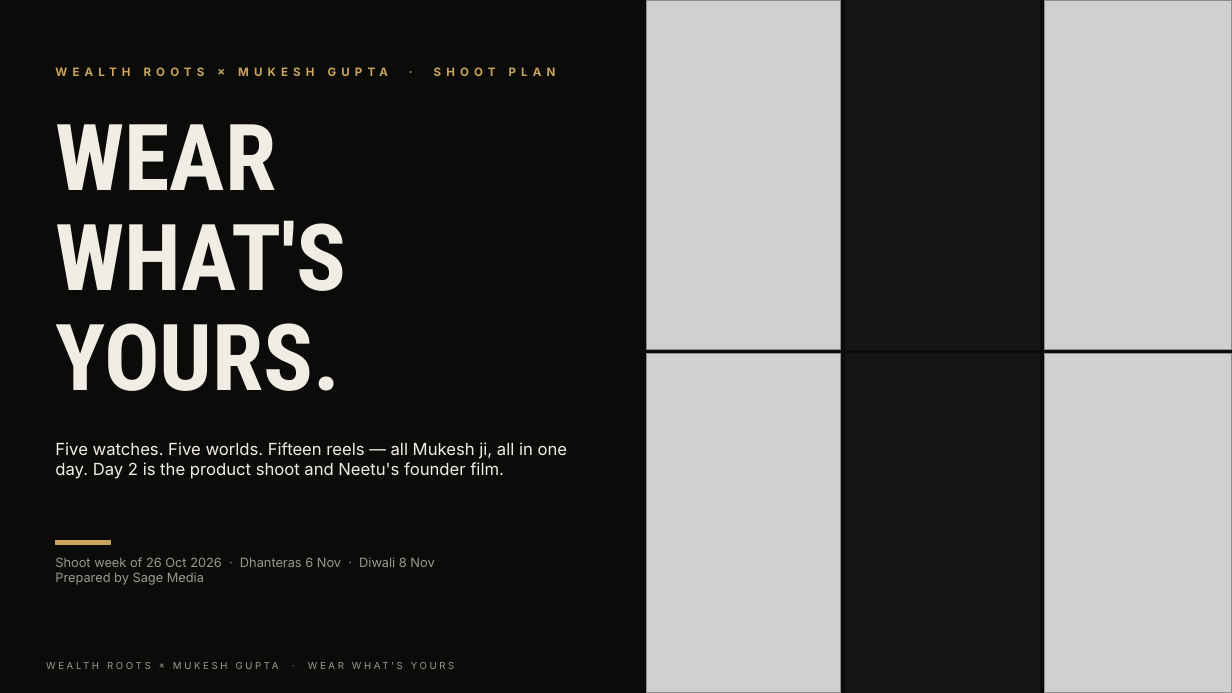
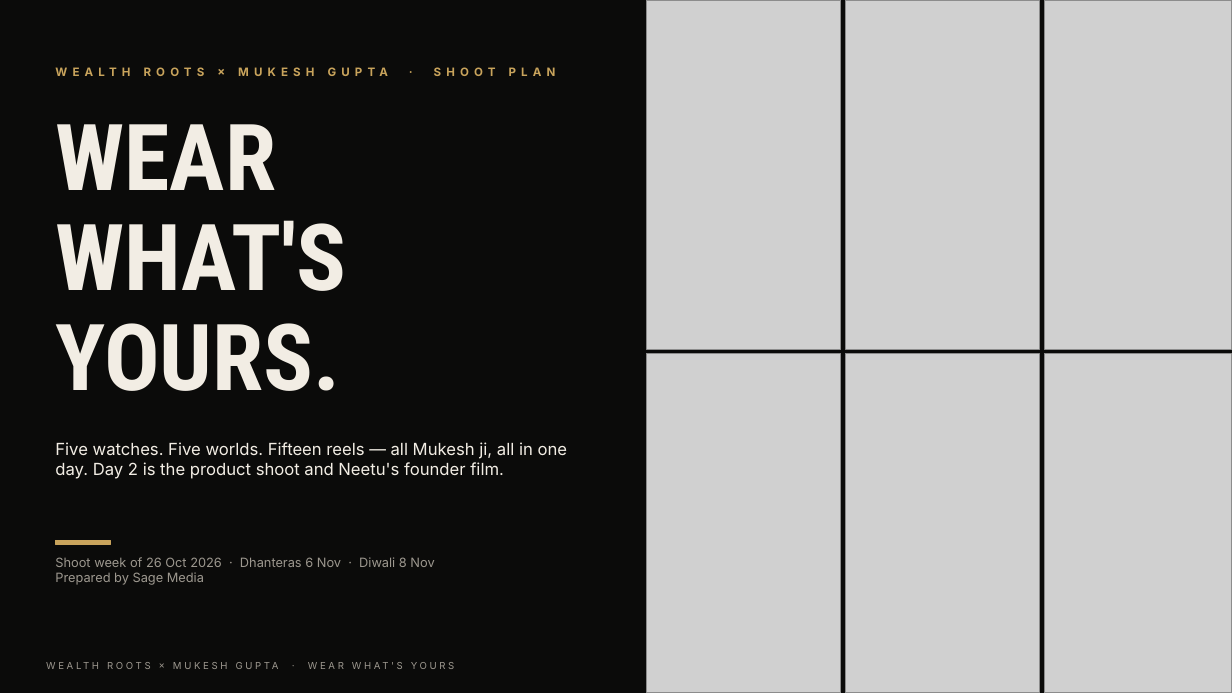
Before and after one commit to sage-media-official/pitchdeck, a slide deck: slide 1 of Wealth-Roots-Wear-Whats-Yours.pptx. Drawn at 1232x693 pixels with LibreOffice and Linux fonts; fonts in the diff are those of the drawing; grey boxes stand for pictures. Boxes give left, top, right and bottom in pixels: in the first picture for what was removed or moved away, otherwise in the second. Text is boxed around its words. In the diff, an @@ line names an element or a change of style, - is before the commit and + after.

```diff
--- a/Wealth-Roots-Wear-Whats-Yours.pptx
+++ b/Wealth-Roots-Wear-Whats-Yours.pptx
@@ rectangle removed at bbox=[846, 0, 1040, 349] @@
@@ picture added at bbox=[846, 0, 1040, 349] @@
@@ rectangle removed at bbox=[846, 354, 1040, 693] @@
@@ picture added at bbox=[846, 354, 1040, 693] @@
```
Also in this commit, not shown: 11 other slides changed.
